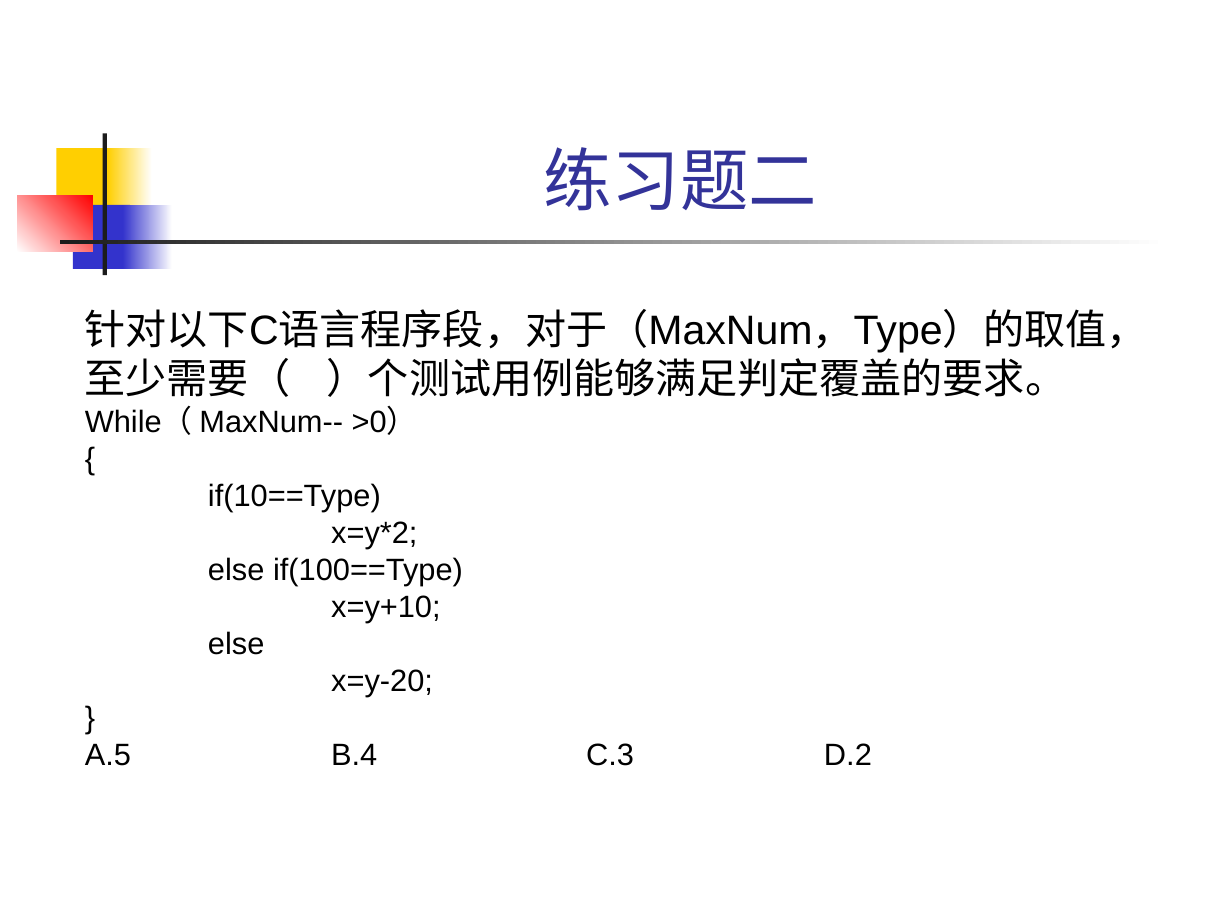
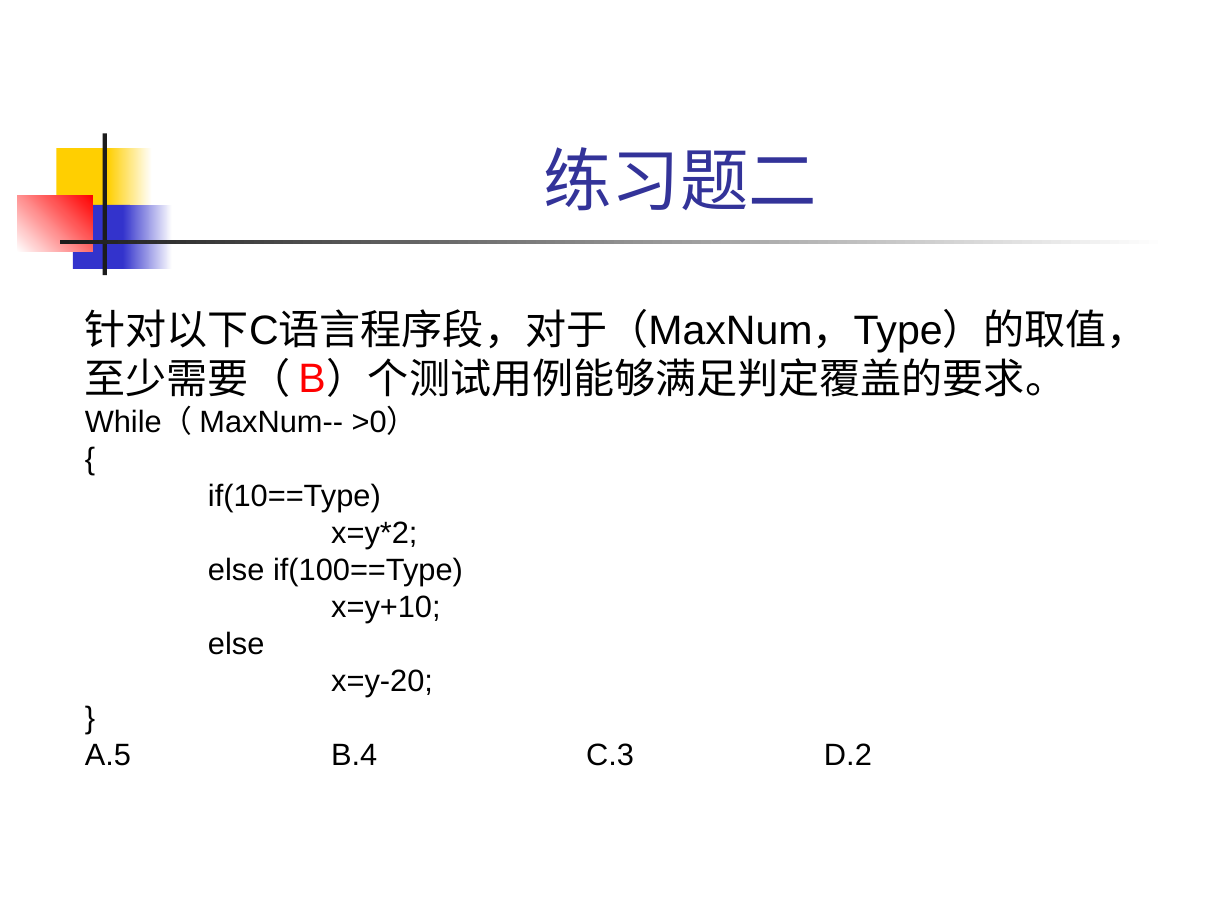
Before and after one commit to 1-518/Three-Kindoms, a slide deck: slide 14 of 白盒黑盒/白盒测试技术/白盒测试技术.pptx. Drawn at 1232x924 pixels with LibreOffice and Linux fonts; fonts in the diff are those of the drawing. Boxes give left, top, right and bottom in pixels: in the first picture for what was removed or moved away, otherwise in the second. Text is boxed around its words. In the diff, an @@ line names an element or a change of style, - is before the commit and + after.

```diff
--- a/白盒黑盒/白盒测试技术/白盒测试技术.pptx
+++ b/白盒黑盒/白盒测试技术/白盒测试技术.pptx
@@ text added at (x1=298, y1=363, x2=325, y2=392), 24 pt, text #FF0000 @@
+B
```
Also in this commit, not shown: 6 other slides changed, 1 slide added.
